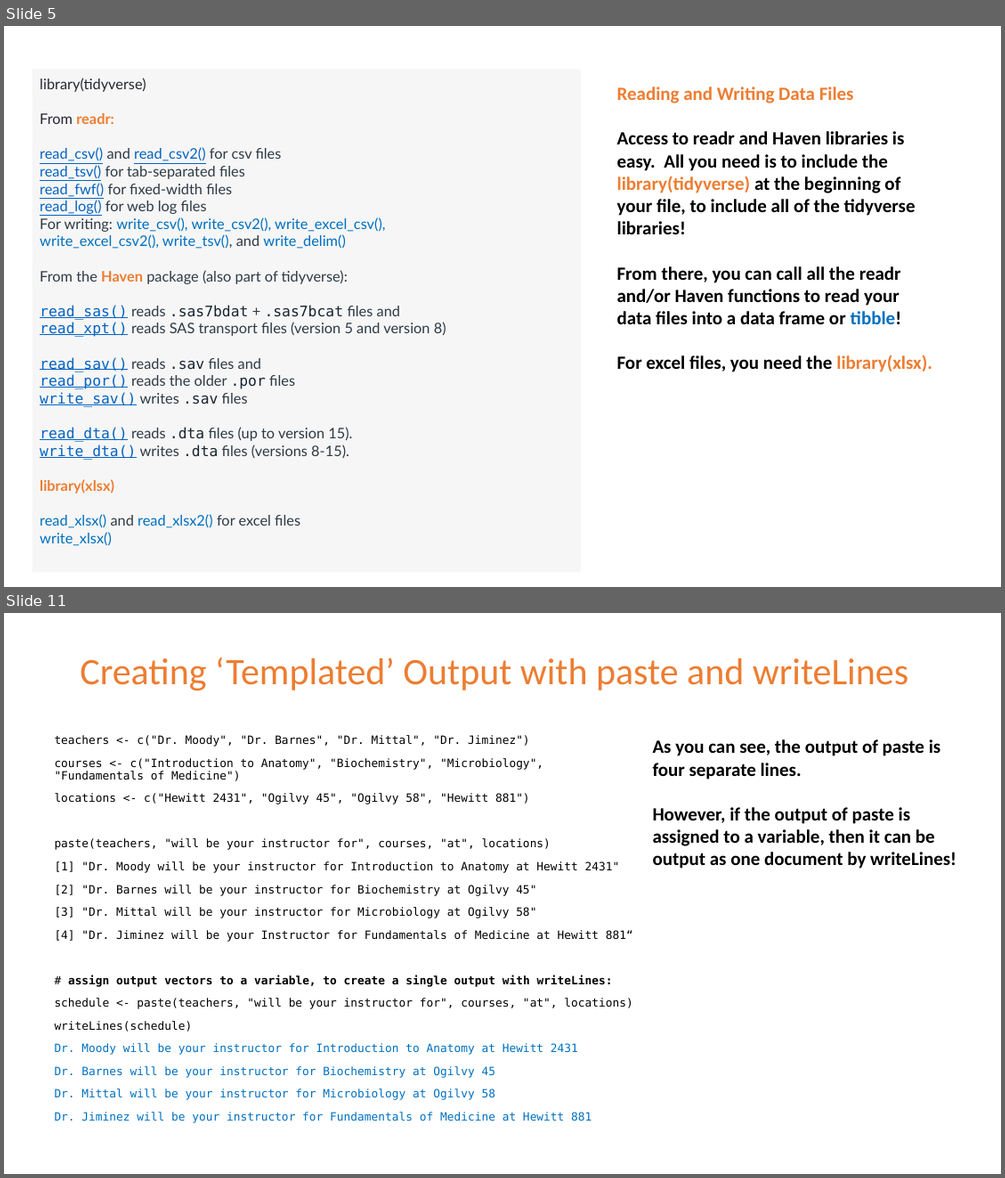
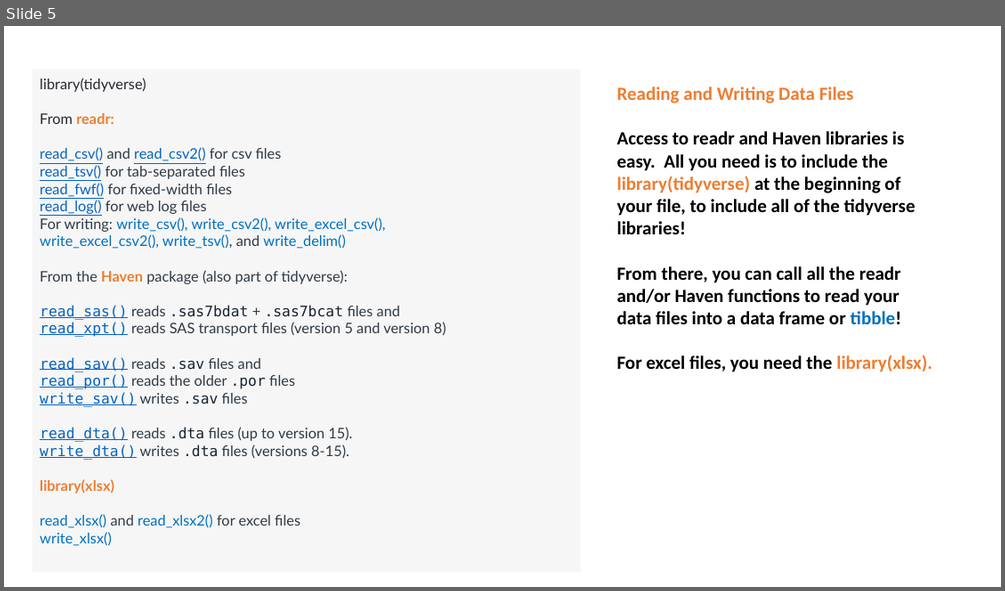
Before and after one commit to krashr-ds/R-cs-course, a slide deck: Lesson 6 - Reading and Wrangling Data with Tidyverse.pptx. Shown one above the other, each under a label of ours: slides 5 and 11 before the commit, slide 5 after it; the slides between them are not shown. The pictures are 1005x1178 and 1005x591 pixels, drawn with LibreOffice and Linux fonts; fonts in the diff are those of the drawing. Boxes give left, top, right and bottom in pixels: in the first picture for what was removed or moved away, otherwise in the second. Text is boxed around its words. In the diff, an @@ line names an element or a change of style, - is before the commit and + after.

```diff
--- a/Lesson 6 - Reading and Wrangling Data with Tidyverse.pptx
+++ b/Lesson 6 - Reading and Wrangling Data with Tidyverse.pptx
@@ slide 11 removed at (x1=4, y1=613, x2=1001, y2=1174), background #FFFFFF @@
@@ title removed at (x1=80, y1=657, x2=908, y2=691) @@
-Creating ‘Templated’ Output with paste and writeLines
@@ text removed at (x1=55, y1=735, x2=633, y2=1123) @@
-teachers <- c("Dr. Moody", "Dr. Barnes", "Dr. Mittal", "Dr. Jiminez")
-courses <- c("Introduction to Anatomy", "Biochemistry", "Microbiology", "Fundamentals of Medicine")
-locations <- c("Hewitt 2431", "Ogilvy 45", "Ogilvy 58", "Hewitt 881")
-paste(teachers, "will be your instructor for", courses, "at", locations)
-[1] "Dr. Moody will be your instructor for Introduction to Anatomy at Hewitt 2431"
-[2] "Dr. Barnes will be your instructor for Biochemistry at Ogilvy 45"
-[3] "Dr. Mittal will be your instructor for Microbiology at Ogilvy 58"
-[4] "Dr. Jiminez will be your Instructor for Fundamentals of Medicine at Hewitt 881“
-# assign output vectors to a variable, to create a single output with writeLines:
-schedule <- paste(teachers, "will be your instructor for", courses, "at", locations)
-writeLines(schedule)
-Dr. Moody will be your instructor for Introduction to Anatomy at Hewitt 2431
-Dr. Barnes will be your instructor for Biochemistry at Ogilvy 45
-Dr. Mittal will be your instructor for Microbiology at Ogilvy 58
-Dr. Jiminez will be your instructor for Fundamentals of Medicine at Hewitt 881
@@ text removed at (x1=653, y1=739, x2=956, y2=868) @@
-As you can see, the output of paste is four separate lines.
-However, if the output of paste is assigned to a variable, then it can be output as one document by writeLines!
```
Also in this commit, not shown: 6 slides changed, 20 slides added, 18 other slides removed, 49 other files.
